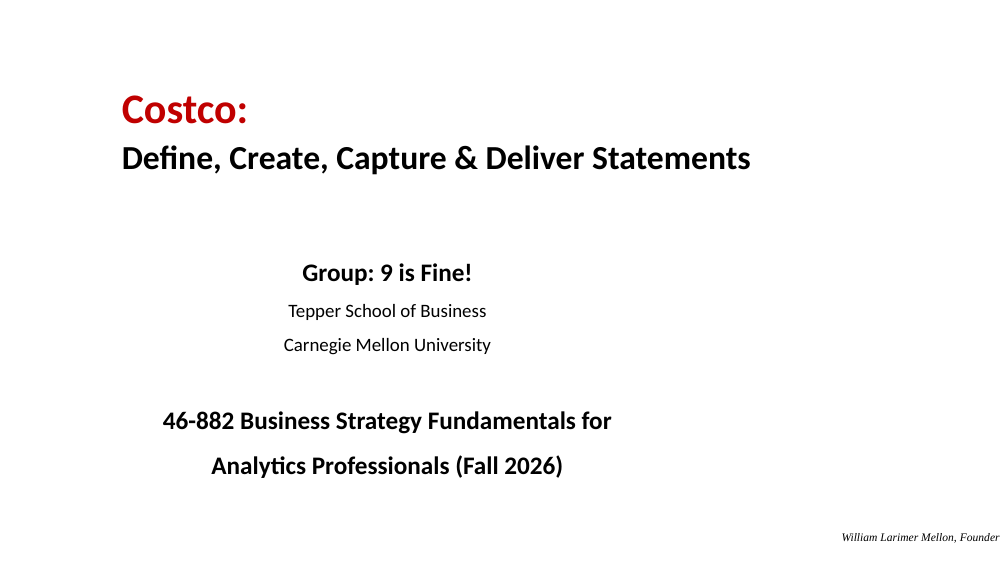
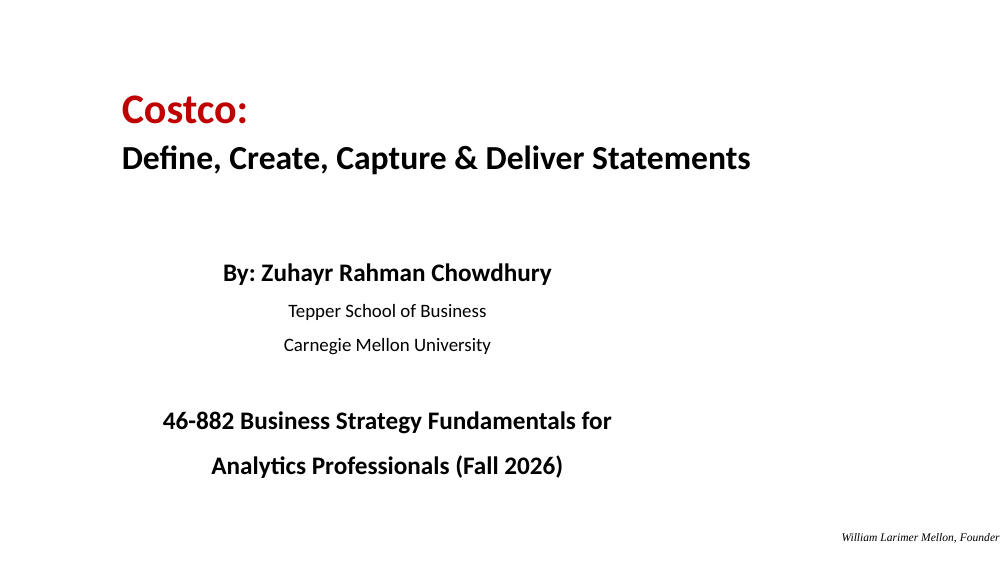
Before and after one commit to zuhayr77/AI-Business-Strategy-Agent, a slide deck: slide 1 of dccd-strategy-agent/examples/Costco_DCCD.pptx. Drawn at 1008x567 pixels with LibreOffice and Linux fonts; fonts in the diff are those of the drawing; background and template pictures are left out. Boxes give left, top, right and bottom in pixels: in the first picture for what was removed or moved away, otherwise in the second. Text is boxed around its words. In the diff, an @@ line names an element or a change of style, - is before the commit and + after.

```diff
--- a/dccd-strategy-agent/examples/Costco_DCCD.pptx
+++ b/dccd-strategy-agent/examples/Costco_DCCD.pptx
@@ text at [223, 263, 551, 285]: text changed @@
-Group: 9 is Fine!
+By: Zuhayr Rahman Chowdhury
```
Also in this commit, not shown: 12 other files.
